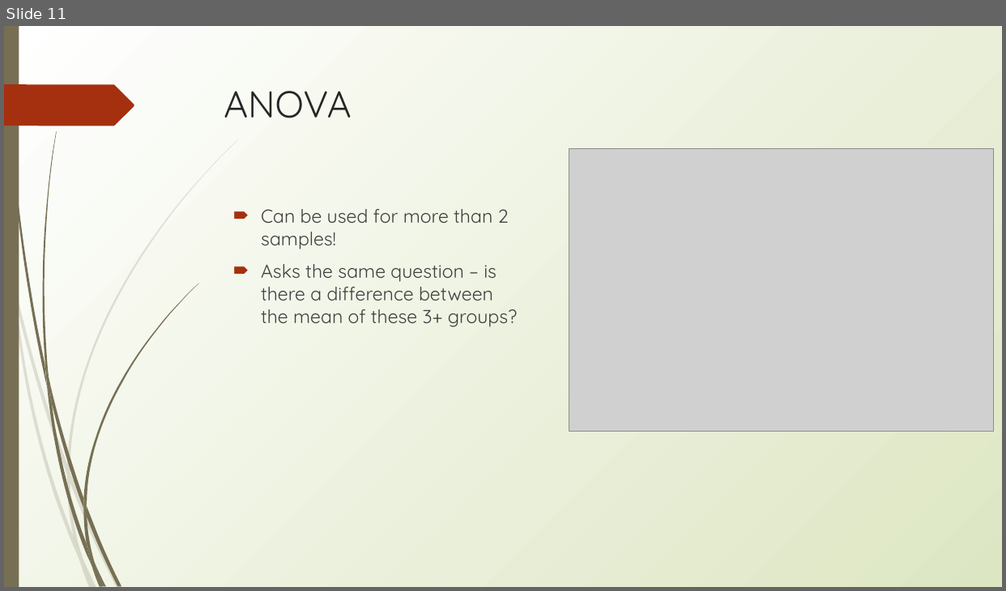
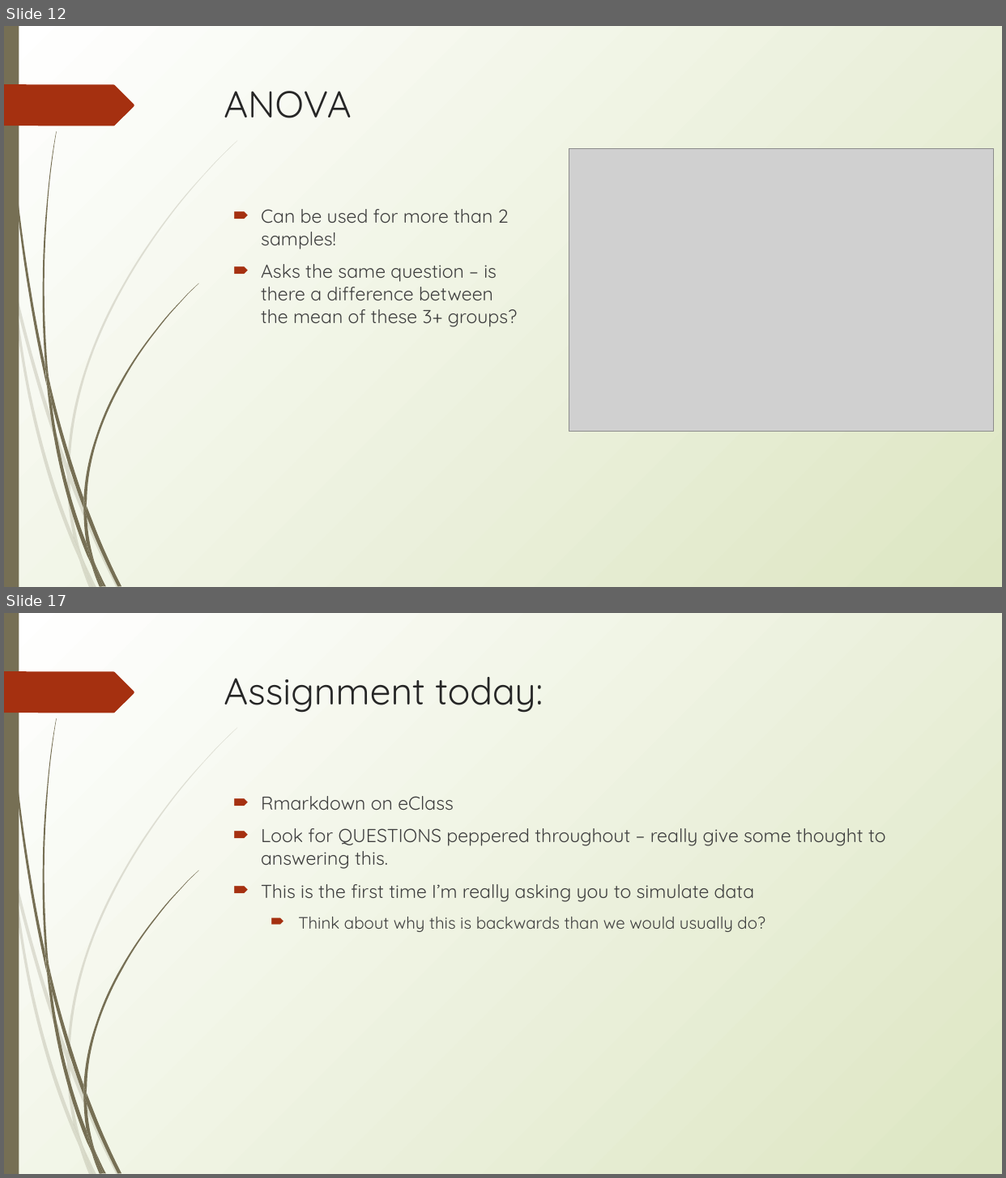
Before and after one commit to erynmcfarlane/GraduateStatsClass, a slide deck: Lecture3.pptx. Shown one above the other, each under a label of ours: slide 11 before the commit, slides 12 and 17 after it; the slides between them are not shown. The pictures are 1006x591 and 1006x1178 pixels, drawn with LibreOffice and Linux fonts; fonts in the diff are those of the drawing; grey boxes stand for pictures. Boxes give left, top, right and bottom in pixels: in the first picture for what was removed or moved away, otherwise in the second. Text is boxed around its words. In the diff, an @@ line names an element or a change of style, - is before the commit and + after.

```diff
--- a/Lecture3.pptx
+++ b/Lecture3.pptx
@@ slide 17 added at bbox=[4, 613, 1002, 1174], background gradient #FFFFFF to #DDE6C3; not listed: 24 template elements that a slide beside it also shows @@
@@ title added at bbox=[224, 677, 543, 713], 36 pt, text #262626 @@
+Assignment today:
@@ text added at bbox=[261, 796, 885, 932], 18 pt, text #3F3F3F @@
+🠶 Rmarkdown on eClass
+🠶 Look for QUESTIONS peppered throughout – really give some thought to answering this.
+🠶 This is the first time I’m really asking you to simulate data
+  🠶 Think about why this is backwards than we would usually do?
@@ what was slide 11 is now slide 12 @@
```
Also in this commit, not shown: 6 slides changed, 3 other slides added, 2 other files.
